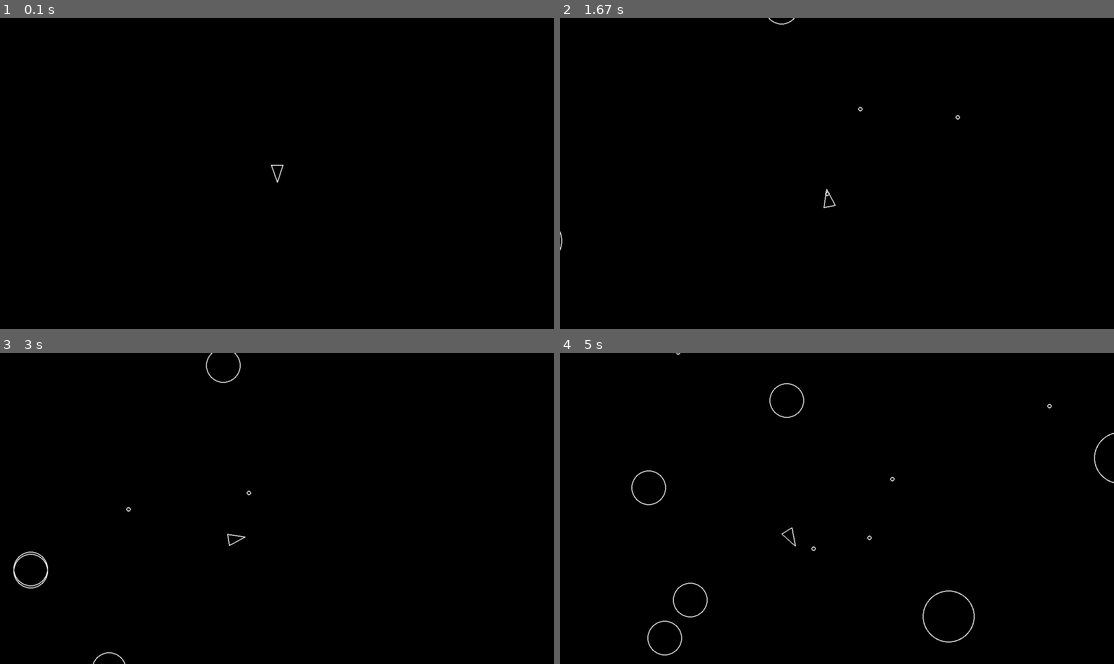
Above: before the commit, frames 1-4 (two rows, left to right).
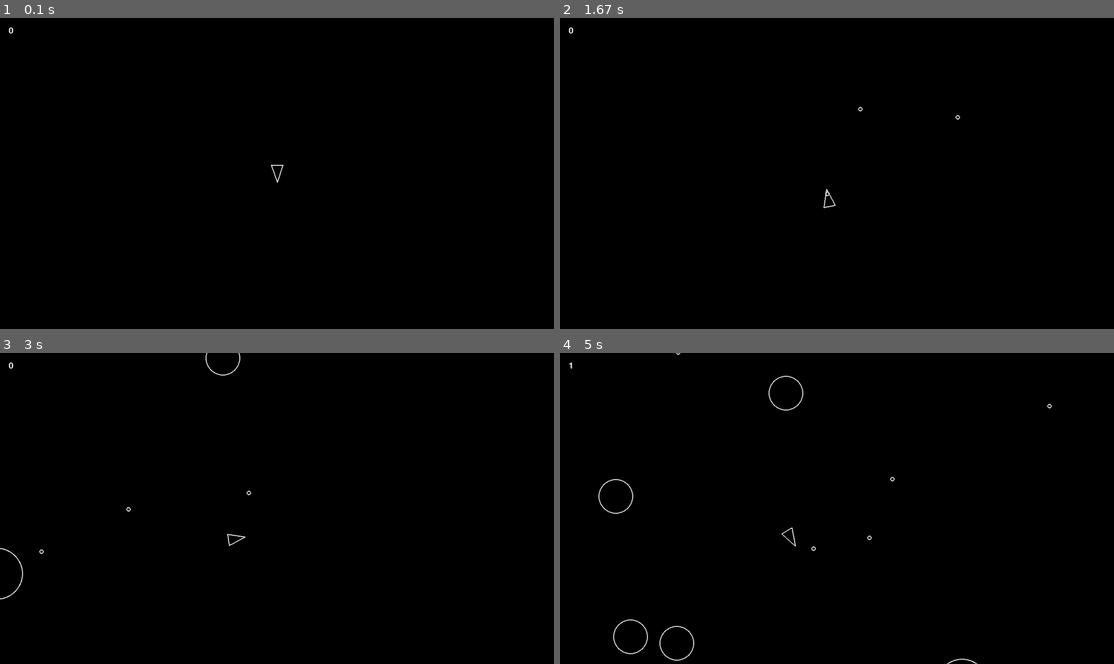
Above: after the commit, the same moments.

Repository: NickObie/pygame-asteroid-destoyer
Game: pygame game, started from main.py
Same seed, same stepped clock (60 frames per second), same inputs: the game is played once before the commit and once after it.
Inputs:
- Up to frame 1 (0.1 s): no input
- Up to frame 2 (1.67 s): tap Space at 0.33, 0.73, 1.03, 1.3, 1.63 s; hold A 0.67-1.2 s; hold S 1.23-1.53 s; hold A from 1.57 s (still down)
- Up to frame 3 (3 s): tap Space at 1.93, 2.07, 2.47, 2.77 s; release A at 1.97 s; hold W 2-2.37 s; hold D from 2.4 s (still down)
- Up to frame 4 (5 s): release D at 3.03 s; hold S 3.07-3.43 s; tap Space at 3.13, 3.53, 3.83, 4.03, 4.33, 4.53, 4.87 s; hold A 3.47-3.93 s; hold D 3.97-4.43 s; hold W 4.47-4.77 s; hold D from 4.8 s (still down)

The runs differ from the first frame. In frame 1, less than 0.1% of the frame differs, in the area x 1-3%, y 2-6%; in frame 2, less than 0.1%; in frame 3, 0.4%; in frame 4, 0.9%, in the area x 1-100%, y 2-100%.

Commit message:
Added powerups, powerup durations, and gameplay effects for shield and lazers

Diff:
--- a/asteroid.py
+++ b/asteroid.py
@@ -2,6 +2,7 @@
 import random
 from circleshape import *
 from constants import *
+from powerup import Powerup
 
 
 class Asteroid(CircleShape):
@@ -13,9 +14,24 @@
 
    def update(self, dt):
       self.position += self.velocity * dt
+      if self.position.x < -ASTEROID_MAX_RADIUS:
+         self.position.x = SCREEN_WIDTH + ASTEROID_MAX_RADIUS
+      if self.position.x > SCREEN_WIDTH + ASTEROID_MAX_RADIUS:
+         self.position.x = -ASTEROID_MAX_RADIUS
+      if self.position.y < -ASTEROID_MAX_RADIUS:
+         self.position.y = SCREEN_HEIGHT + ASTEROID_MAX_RADIUS
+      if self.position.y > SCREEN_HEIGHT + ASTEROID_MAX_RADIUS:
+         self.position.y = -ASTEROID_MAX_RADIUS
 
    def split(self):
       self.kill()
+      randomNum = random.randint(0,99)
+      if randomNum < 4:
+         if randomNum % 2 == 0:
+            shieldPowerup = Powerup(self.position.x, self.position.y, 'shield')
+         else:
+            lazerPowerup = Powerup(self.position.x, self.position.y, 'lazer')
+
       if self.radius <= ASTEROID_MIN_RADIUS:
          return
       randomAngle = random.uniform(20, 50)
--- a/constants.py
+++ b/constants.py
@@ -3,7 +3,7 @@
 
 ASTEROID_MIN_RADIUS = 20
 ASTEROID_KINDS = 3
-ASTEROID_SPAWN_RATE = 0.8  # seconds
+ASTEROID_SPAWN_RATE = 1.2  # seconds
 ASTEROID_MAX_RADIUS = ASTEROID_MIN_RADIUS * ASTEROID_KINDS
 
 PLAYER_RADIUS = 20
@@ -11,5 +11,12 @@
 PLAYER_SPEED = 200
 PLAYER_SHOOT_SPEED = 500
 PLAYER_SHOOT_COOLDOWN = 0.2
+LAZER_SHOOT_COOLDOWN = 0.1
 
 SHOT_RADIUS = 5
+
+POWERUP_RADIUS = 10
+POWERUP_DURATION = 20.0
+SHIELD_WIDTH = 6
+LAZER_WIDTH = 2
+LAZER_LENGTH = 13
--- a/main.py
+++ b/main.py
@@ -5,6 +5,7 @@
 from asteroid import Asteroid
 from asteroidfield import AsteroidField
 from shot import Shot
+from powerup import Powerup
 
 
 def main():
@@ -12,19 +13,30 @@
    screen = pygame.display.set_mode((SCREEN_WIDTH, SCREEN_HEIGHT))
    clock = pygame.time.Clock()
    dt = 0
+   score_text = "0"
+   score = 0
+
+   text_font = pygame.font.SysFont(None, 30)
 
    updateable = pygame.sprite.Group()
    drawable = pygame.sprite.Group()
    asteroids = pygame.sprite.Group()
    shots = pygame.sprite.Group()
+   powerups = pygame.sprite.Group()
+
 
    Asteroid.containers = (asteroids, updateable, drawable)
    Player.containers = (updateable, drawable)
    AsteroidField.containers = (updateable)
    Shot.containers = (shots, updateable, drawable)
+   Powerup.containers = (powerups, drawable, updateable)
 
    player = Player(SCREEN_WIDTH / 2, SCREEN_HEIGHT / 2)
    asteroid_field = AsteroidField()
+
+   def draw_text(text, font, text_color, x, y):
+      img = font.render(text, True, text_color)
+      screen.blit(img, (x, y))
 
    while True:
       for event in pygame.event.get():
@@ -32,6 +44,7 @@
             return
 
       pygame.Surface.fill(screen, pygame.Color('black'))
+      draw_text(score_text, text_font, pygame.Color('white'), 20, 20)
 
       for item in updateable:
          item.update(dt)
@@ -39,14 +52,31 @@
       for item in drawable:
          item.draw(screen)
 
+      for item in powerups:
+         if item.collision(player):
+            if item.type == 'shield':
+               player.shield_active = True
+               player.shield_duration = POWERUP_DURATION
+            elif item.type == 'lazer':
+               player.lazer_active = True
+               player.lazer_duration = POWERUP_DURATION
+            item.kill()
+
       for item in asteroids:
          if item.collision(player):
-            print("Game Over!")
-            sys.exit()
+            if player.shield_active == True:
+               player.shield_active = False
+               item.kill()
+            else:
+               print("Game Over!")
+               print(f"You ended with a score of: {score}")
+               sys.exit()
          for bullet in shots:
             if item.collision(bullet):
                item.split()
                bullet.kill()
+               score += 1
+               score_text = str(score)
 
 
       pygame.display.flip()
--- a/player.py
+++ b/player.py
@@ -9,6 +9,10 @@
       super().__init__(x, y, PLAYER_RADIUS)
       self.rotation = 0
       self.shoot_cooldown = 0
+      self.shield_active = False
+      self.shield_duration = 0.0
+      self.lazer_active = False
+      self.lazer_duration = 0.0
 
    def triangle(self):
     forward = pygame.Vector2(0, 1).rotate(self.rotation)
@@ -20,6 +24,8 @@
 
    def draw(self, screen):
      pygame.draw.polygon(screen, pygame.Color('white'), self.triangle(), 2)
+     if self.shield_active == True:
+        pygame.draw.circle(screen, pygame.Color('green'), self.position, PLAYER_RADIUS + 5, 2)
 
    def rotate(self, dt):
      self.rotation += PLAYER_TURN_SPEED * dt
@@ -29,14 +35,31 @@
       self.position += forward * PLAYER_SPEED * dt
 
    def shoot(self, dt):
-      if self.shoot_cooldown <= 0:
-         new_shot = Shot(self.position.x, self.position.y)
-         forward = pygame.Vector2(0, 1).rotate(self.rotation)
+      forward = pygame.Vector2(0, 1).rotate(self.rotation)
+
+      if self.shoot_cooldown <= 0 and self.lazer_active == True:
+         new_beam = Shot(self.position.x, self.position.y, True, self.rotation)
+         new_beam.velocity = forward * PLAYER_SHOOT_SPEED
+         self.shoot_cooldown = LAZER_SHOOT_COOLDOWN
+
+      if self.shoot_cooldown <= 0 and self.lazer_active == False:
+         new_shot = Shot(self.position.x, self.position.y, False, self.rotation)
          new_shot.velocity = forward * PLAYER_SHOOT_SPEED
          self.shoot_cooldown = PLAYER_SHOOT_COOLDOWN
 
    def update(self, dt):
          self.shoot_cooldown = self.shoot_cooldown - dt
+         if self.shield_duration > 0.0 and self.shield_active == True:
+            self.shield_duration = self.shield_duration - dt
+            if self.shield_duration <= 0.0:
+               self.shield_active = False
+
+         elif self.lazer_duration > 0.0 and self.lazer_active == True:
+            self.lazer_duration = self.lazer_duration - dt
+            if self.lazer_duration <= 0.0:
+               self.lazer_active = False
+
+
          keys = pygame.key.get_pressed()
 
          if keys[pygame.K_a]:
--- /dev/null
+++ b/powerup.py
@@ -0,0 +1,21 @@
+import pygame
+import random
+from circleshape import *
+from constants import *
+
+class Powerup(CircleShape):
+   def __init__(self, x, y, type):
+      super().__init__(x, y, POWERUP_RADIUS)
+      self.type = type
+      self.duration = POWERUP_DURATION
+
+   def draw(self, screen):
+      if self.type == 'shield':
+         pygame.draw.circle(screen, pygame.Color('green'), self.position, POWERUP_RADIUS, SHIELD_WIDTH)
+      elif self.type == 'lazer':
+         pygame.draw.rect(screen, pygame.Color('white'), pygame.Rect(self.position.x, self.position.y, LAZER_WIDTH * 2, LAZER_LENGTH * 2), 2)
+
+   def update(self, dt):
+      self.duration = self.duration - dt
+      if self.duration <= 0.0:
+         self.kill()
--- a/shot.py
+++ b/shot.py
@@ -3,11 +3,25 @@
 from constants import *
 
 class Shot(CircleShape):
-   def __init__(self, x, y):
+   def __init__(self, x, y, boolLazer, rotation):
       super().__init__(x, y, SHOT_RADIUS)
+      self.isLazer = boolLazer
+      self.rotation = rotation
 
    def draw(self, screen):
-      pygame.draw.circle(screen, pygame.Color('white'), self.position, self.radius, 2)
+      if self.isLazer == False:
+         pygame.draw.circle(screen, pygame.Color('white'), self.position, self.radius, 2)
+      else:
+         pygame.draw.polygon(screen, pygame.Color('white'), self.lazer(), 6)
 
    def update(self, dt):
       self.position += self.velocity * dt
+
+   def lazer(self):
+      forward = pygame.Vector2(0, 1).rotate(self.rotation)
+      right = pygame.Vector2(0,1).rotate(self.rotation + 90) * LAZER_WIDTH
+      a = self.position + forward * LAZER_LENGTH + right
+      b = self.position + forward * LAZER_LENGTH - right
+      c = self.position - forward * LAZER_LENGTH - right
+      d = self.position - forward * LAZER_LENGTH + right
+      return [a, b, c, d]
